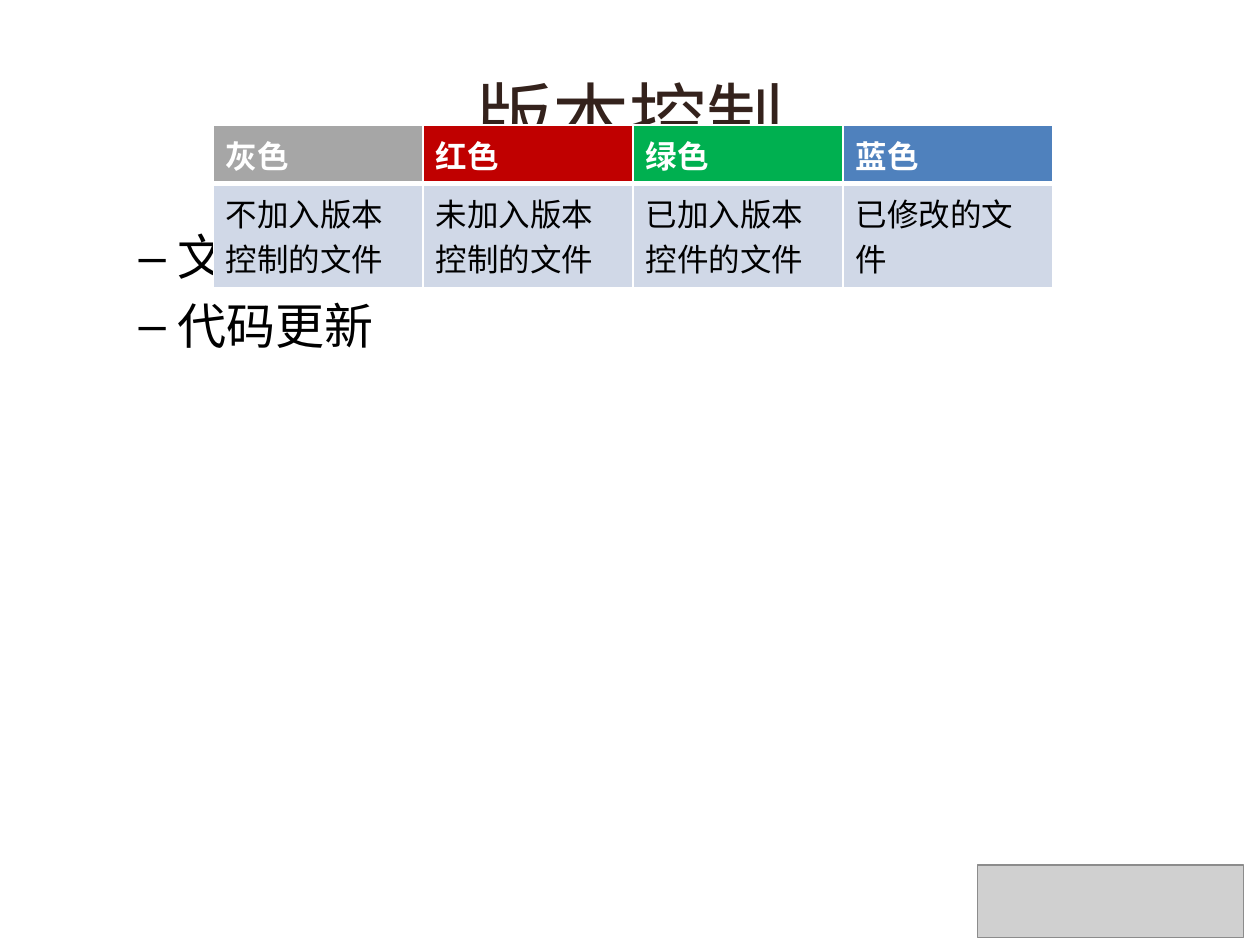
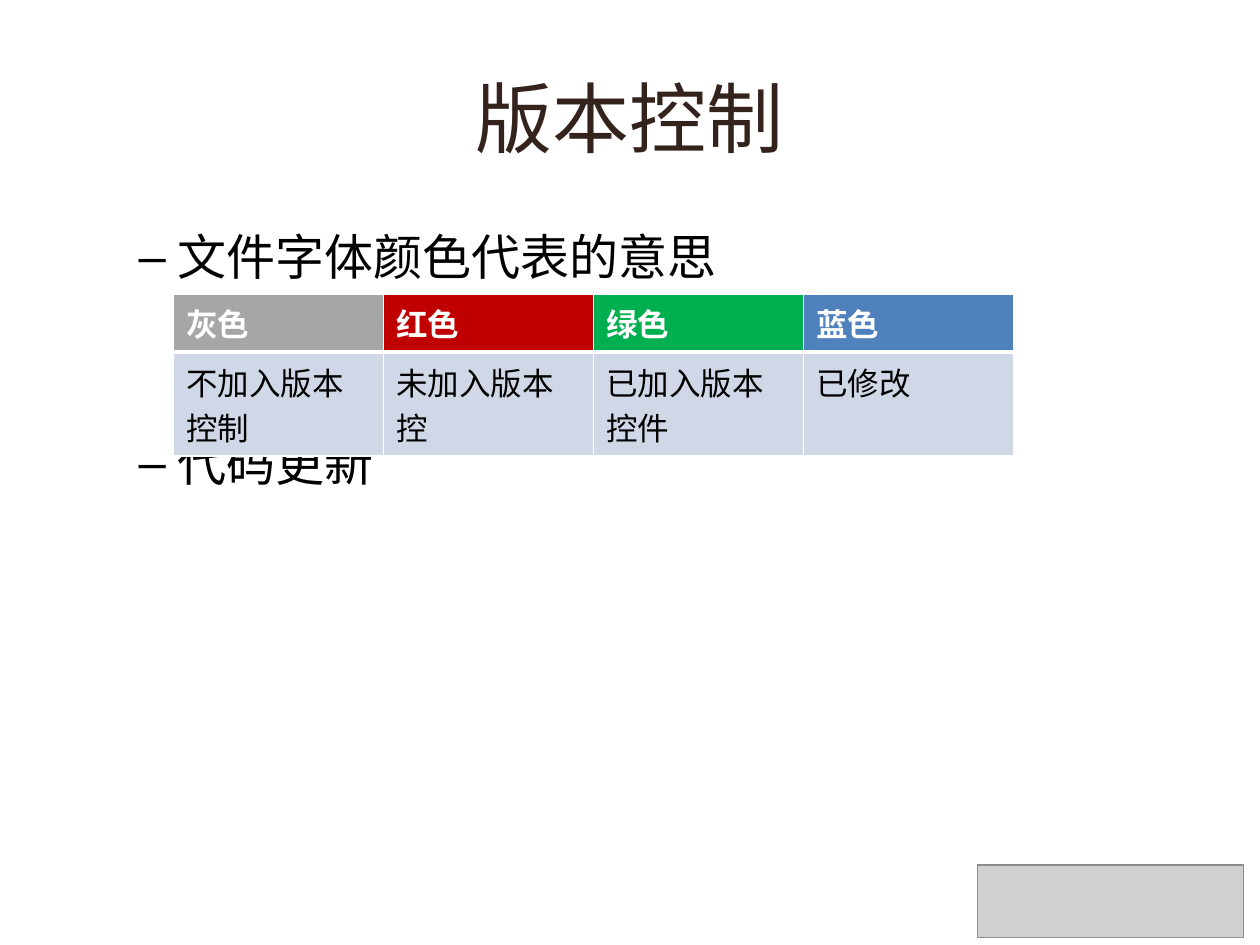
Before and after one commit to lynzz/myshare, a slide deck: slide 8 of 201311/webstorm.pptx. Drawn at 1260x945 pixels with LibreOffice and Linux fonts; fonts in the diff are those of the drawing; grey boxes stand for pictures; background and template pictures are left out. Boxes give left, top, right and bottom in pixels: in the first picture for what was removed or moved away, otherwise in the second. Text is boxed around its words. In the diff, an @@ line names an element or a change of style, - is before the commit and + after.

Commit message:
update

```diff
--- a/201311/webstorm.pptx
+++ b/201311/webstorm.pptx
@@ text "文件字体颜色代表的意思" rewrapped from (x1=178, y1=226, x2=716, y2=348) to (x1=178, y1=233, x2=716, y2=494) @@
@@ table at (x1=174, y1=294, x2=1016, y2=447) @@
-row 2: 不加入版本控制的文件 | 未加入版本控制的文件 | 已加入版本控件的文件 | 已修改的文件
+row 2: 不加入版本控制 | 未加入版本控 | 已加入版本控件 | 已修改
@@ table moved from (x1=213, y1=125, x2=1055, y2=278) to (x1=174, y1=294, x2=1016, y2=447) @@
```
Also in this commit, not shown: 2 other slides changed, 6 slides added.
